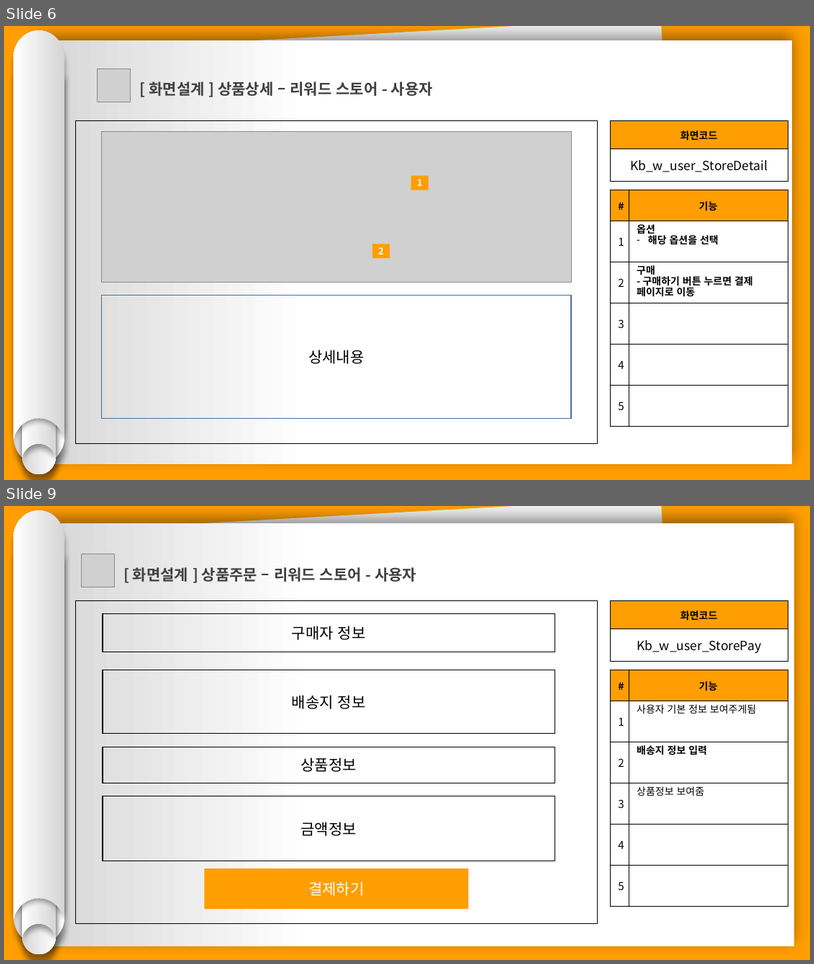
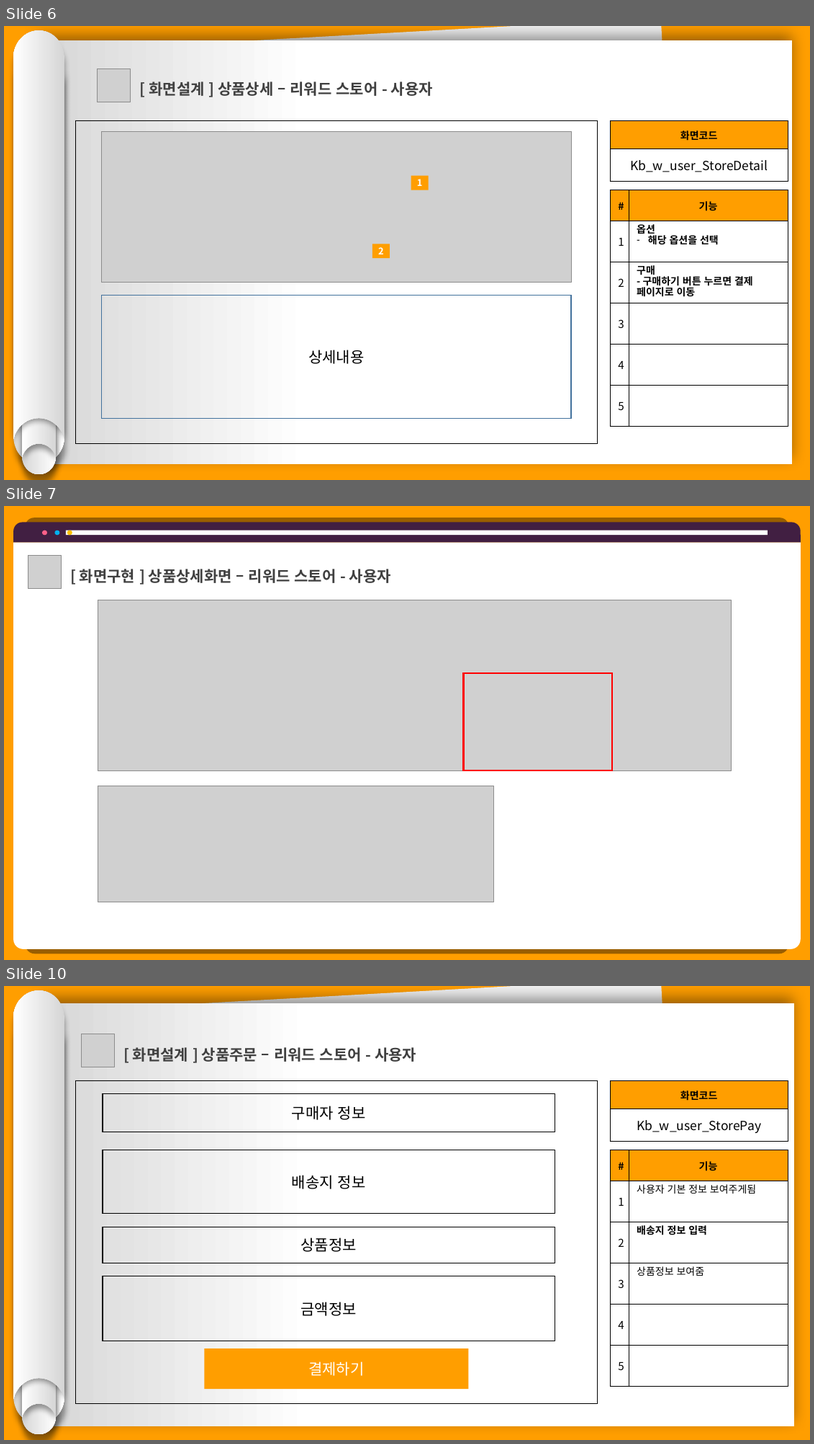
Before and after one commit to hhsw07/ezen-academy-projects, a slide deck: 0 발표용 파워포인트/project06 - 파워포인트 종합 - 기범.pptx. Shown one above the other, each under a label of ours: slides 6 and 9 before the commit, slides 6, 7 and 10 after it; the slides between them are not shown. The pictures are 814x964 and 814x1444 pixels, drawn with LibreOffice and Linux fonts; fonts in the diff are those of the drawing; grey boxes stand for pictures. Boxes give left, top, right and bottom in pixels: in the first picture for what was removed or moved away, otherwise in the second. Text is boxed around its words. In the diff, an @@ line names an element or a change of style, - is before the commit and + after.

Commit message:
안드로이드 상세화면

```diff
--- a/0 발표용 파워포인트/project06 - 파워포인트 종합 - 기범.pptx
+++ b/0 발표용 파워포인트/project06 - 파워포인트 종합 - 기범.pptx
@@ slide 7 added at [4, 506, 810, 960], background #FF9E00 @@
@@ round same rect added at [13, 523, 801, 542], fill #411F42 @@
@@ round same rect added at [13, 542, 801, 949], fill #FFFFFF @@
@@ ellipse added at [42, 530, 47, 535], fill #FF6189 @@
@@ ellipse added at [55, 530, 59, 535], fill #00B0F0 @@
@@ rectangle added at [66, 530, 768, 535], fill #FFFFFF @@
@@ ellipse added at [67, 530, 72, 535], fill #FFC000 @@
@@ picture added at [28, 555, 62, 588] @@
@@ text added at [80, 569, 391, 583], 18 pt, text #404040, bold @@
+[ 화면구현 ] 상품상세화면 – 리워드 스토어 - 사용자
@@ picture added at [98, 600, 732, 770] @@
@@ rectangle added at [464, 674, 612, 770], outline #FF0000 2 pt @@
@@ picture added at [98, 785, 494, 901] @@
@@ what was slide 9 is now slide 10 @@
```
Also in this commit, not shown: 2 slides changed, 3 other slides added, 9 other files.
